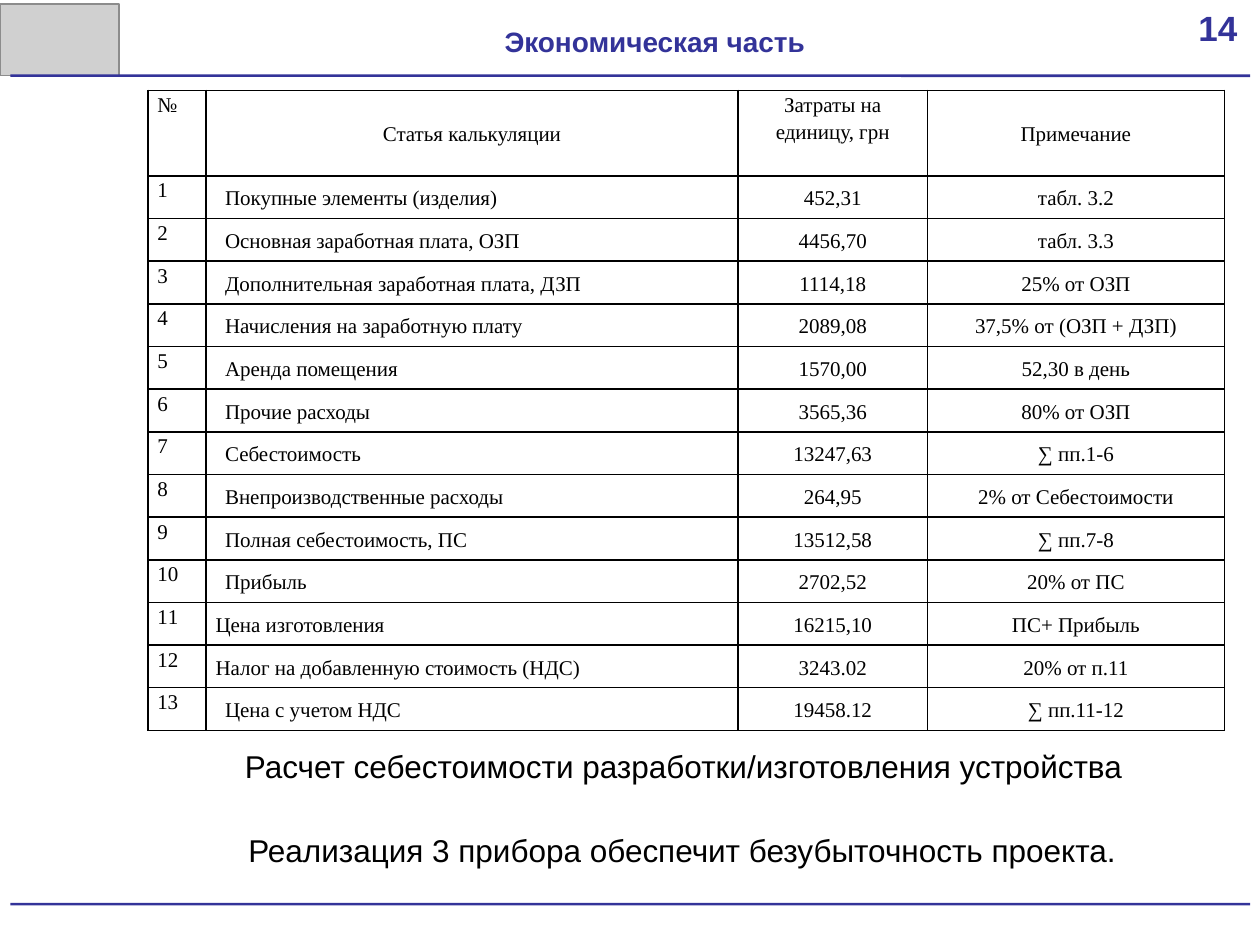
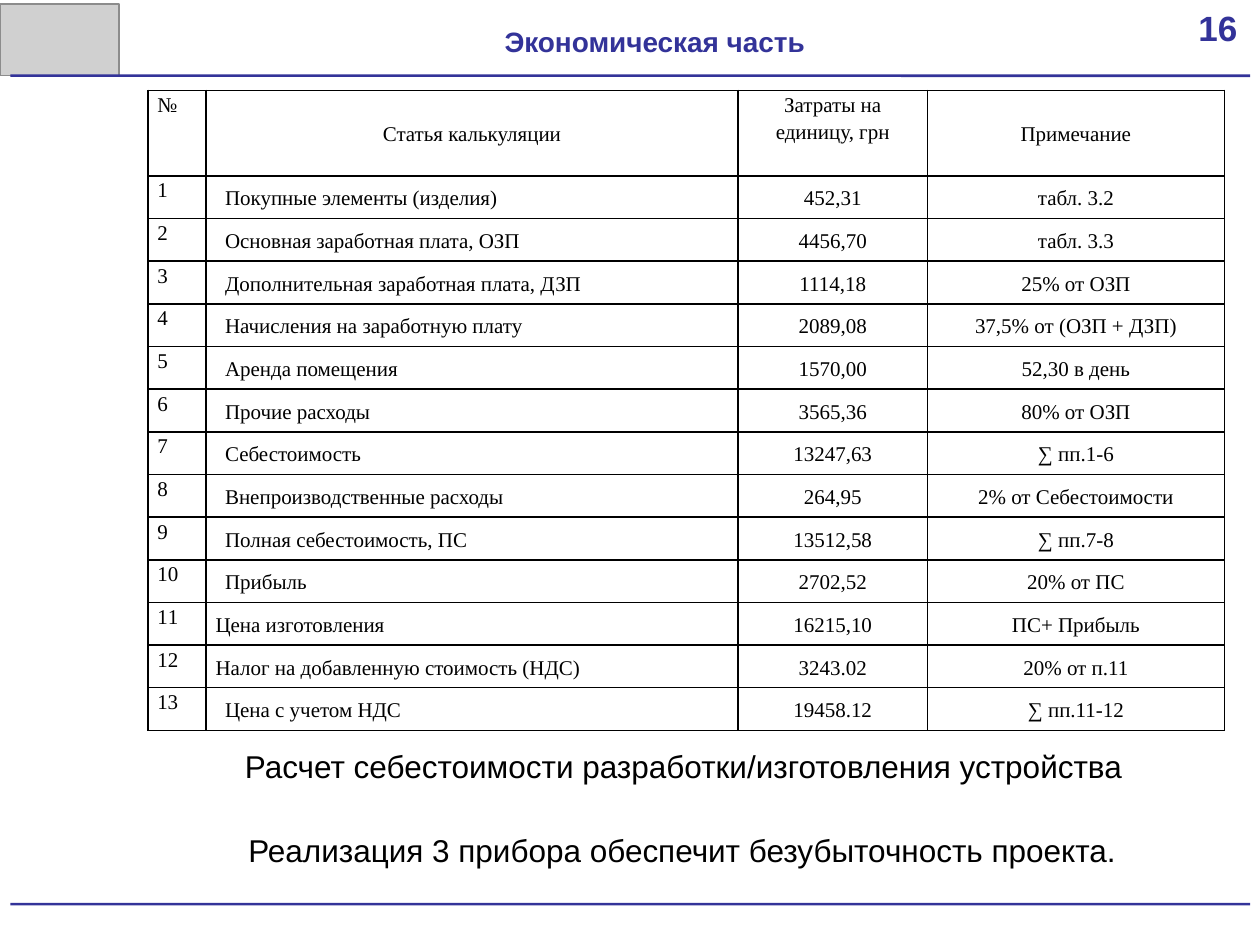
Before and after one commit to scorpion-afi/oscilator, a slide deck: slide 16 of documentation/Presentation.pptx (slide 14 before the commit). Drawn at 1260x945 pixels with LibreOffice and Linux fonts; fonts in the diff are those of the drawing; grey boxes stand for pictures. Boxes give left, top, right and bottom in pixels: in the first picture for what was removed or moved away, otherwise in the second. Text is boxed around its words. In the diff, an @@ line names an element or a change of style, - is before the commit and + after.

```diff
--- a/documentation/Presentation.pptx
+++ b/documentation/Presentation.pptx
@@ text in rectangle at bbox=[1198, 16, 1237, 42]: text changed @@
-14
+16
```
Also in this commit, not shown: 14 other slides changed, 3 slides added, 1 slide removed, 1 other file.
